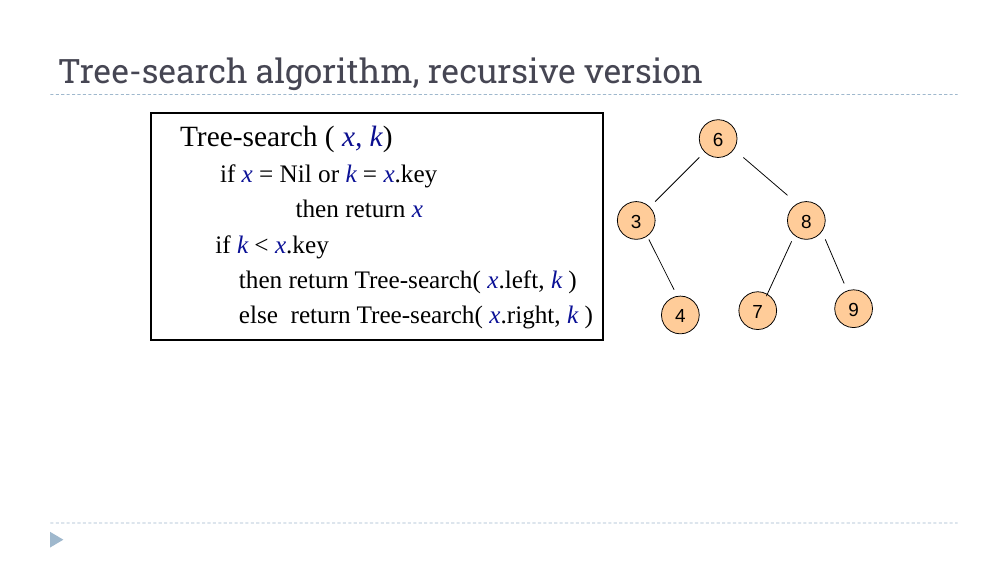
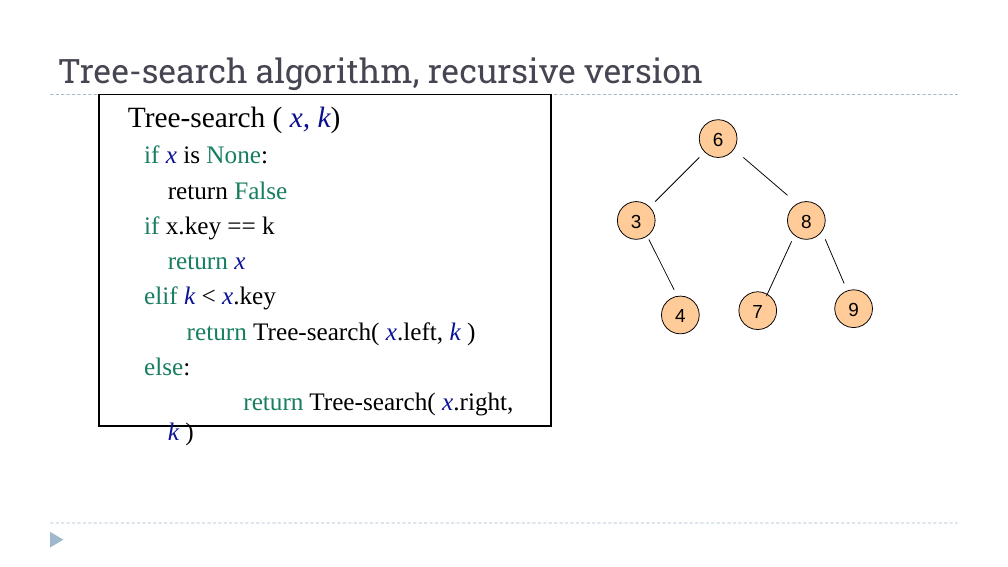
Before and after one commit to dsc-courses/dsc40b-2025-wi, a slide deck: slide 24 of materials/lectures/08-bst/slides.pptx (slide 15 before the commit). Drawn at 1008x567 pixels with LibreOffice and Linux fonts; fonts in the diff are those of the drawing; grey boxes stand for pictures. Boxes give left, top, right and bottom in pixels: in the first picture for what was removed or moved away, otherwise in the second. Text is boxed around its words. In the diff, an @@ line names an element or a change of style, - is before the commit and + after.

```diff
--- a/materials/lectures/08-bst/slides.pptx
+++ b/materials/lectures/08-bst/slides.pptx
@@ rectangle "Tree-search ( x, k)": place and size @@
-rectangle "Tree-search ( x, k)" at (151,113,603,340)
+rectangle "Tree-search ( x, k)" at (99,95,551,426)
@@ text in rectangle at (144,145,513,440): text changed @@
-  if x = Nil or k = x.key
-  then return x
-  if k < x.key
-  then return Tree-search( x.left, k )
-  else return Tree-search( x.right, k )
+  if x is None:
+  return False
+  if x.key == k
+  return x
+  elif k < x.key
+  return Tree-search( x.left, k )
+  else:
+  return Tree-search( x.right, k )
```
Also in this commit, not shown: 11 other slides changed, 19 slides added, 20 other files.
